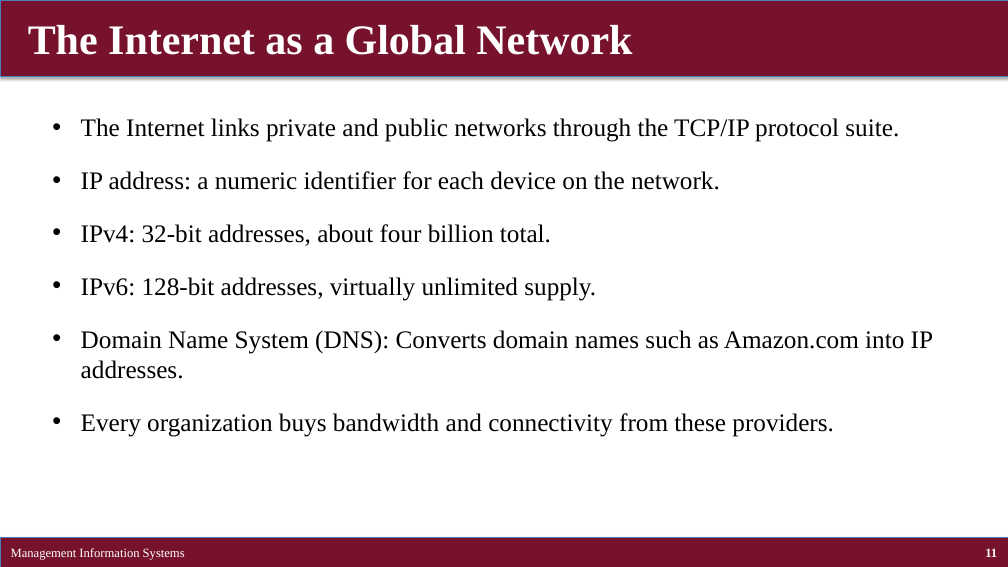
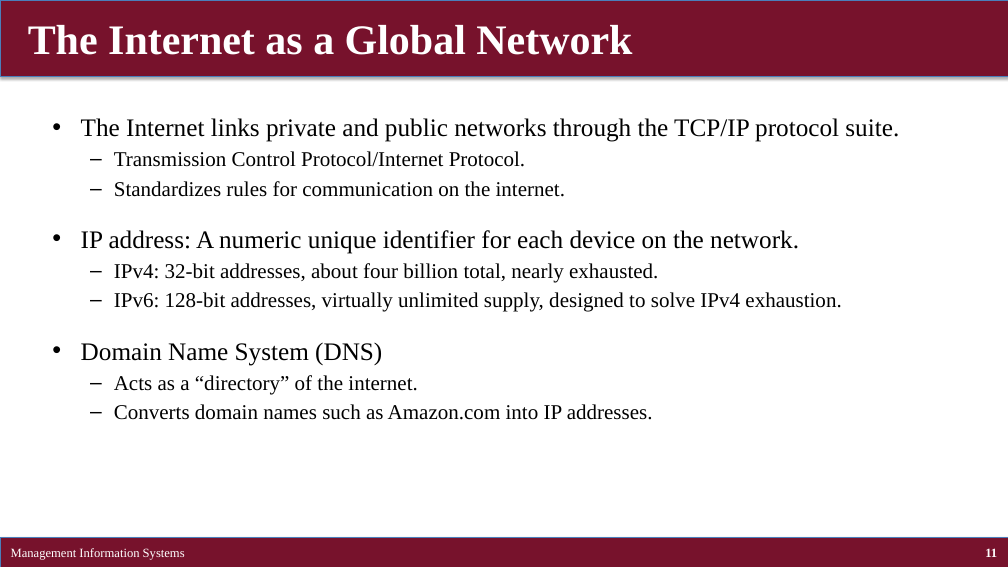
Before and after one commit to brianhwpark/brianhwpark.github.io, a slide deck: slide 11 of files/teaching-resources/concordiacollege-busn-315/busn-315-lecture-note/busn315-ch07.pptx. Drawn at 1008x567 pixels with LibreOffice and Linux fonts; fonts in the diff are those of the drawing. Boxes give left, top, right and bottom in pixels: in the first picture for what was removed or moved away, otherwise in the second. Text is boxed around its words. In the diff, an @@ line names an element or a change of style, - is before the commit and + after.

```diff
--- a/files/teaching-resources/concordiacollege-busn-315/busn-315-lecture-note/busn315-ch07.pptx
+++ b/files/teaching-resources/concordiacollege-busn-315/busn-315-lecture-note/busn315-ch07.pptx
@@ text at (81,151,841,420): text changed; size 24 to 20 pt @@
-• IP address: a numeric identifier for each device on the network.
-• IPv4: 32-bit addresses, about four billion total.
-• IPv6: 128-bit addresses, virtually unlimited supply.
-• Domain Name System (DNS): Converts domain names such as Amazon.com into IP addresses.
-• Every organization buys bandwidth and connectivity from these providers.
+  – Transmission Control Protocol/Internet Protocol.
+  – Standardizes rules for communication on the internet.
+• IP address: A numeric unique identifier for each device on the network.
+  – IPv4: 32-bit addresses, about four billion total, nearly exhausted.
+  – IPv6: 128-bit addresses, virtually unlimited supply, designed to solve IPv4 exhaustion.
+• Domain Name System (DNS)
+  – Acts as a “directory” of the internet.
+  – Converts domain names such as Amazon.com into IP addresses.
```
Also in this commit, not shown: 3 other slides changed, 14 other files.
